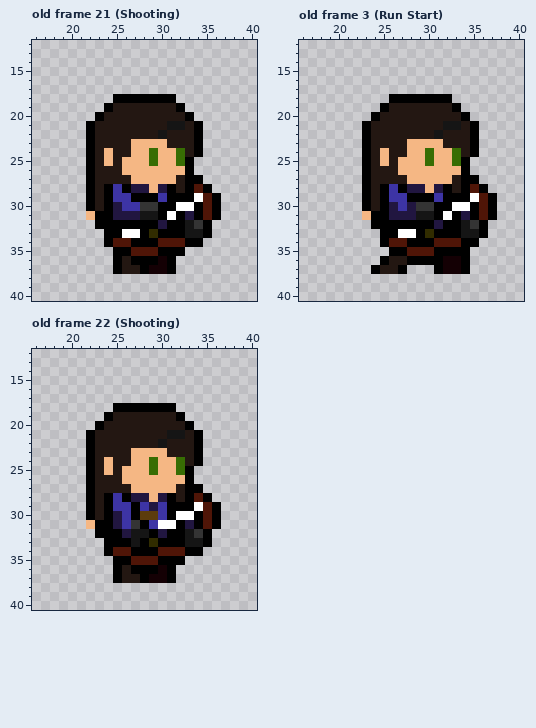
A pixel-art file gets an edit: Assets/Home_bred/Archer/Archer.aseprite. Above is the file before it was changed.
56x56 pixels, 29 frames. Shown: old frame 21 (Shooting): x 16..40, y 12..40; old frame 3 (Run Start): x 16..40, y 12..40; old frame 22 (Shooting): x 16..40, y 12..40. The commit also changed other frames, which this record leaves out.
Once edited:
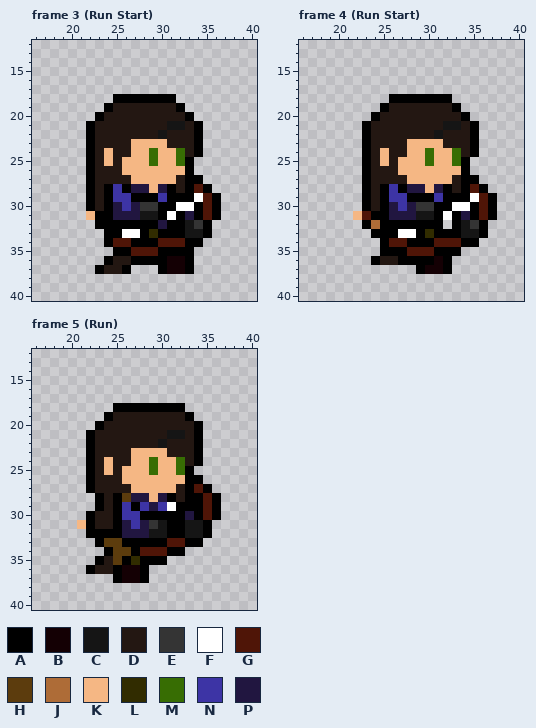
Palette (. is transparent): A #000000  B #140004  C #151515  D #231712  E #343434  F #ffffff  G #4f1507  H #5c3c0d  J #ae6c37  K #f5b784  L #312c00  M #376d03  N #3d34a5  P #211640
A new or re-ordered frame is compared with the old frame closest to it.
The edit:
frames re-ordered
Frame 3 (Run Start) against old frame 21 (Shooting), layers "Free Arm", "Front Leg", "Back Leg":
y 30: x 27 N -> P
y 35: x 33 . -> A
y 36: x 24..25 .A -> AD; x 30..33 BA.. -> ABBA
y 37: x 23..33 ..ADDABBA.. -> ADDA...ABBA
Frame 4 (Run Start) against old frame 3 (Run Start), layers "Front Leg", "Torso", "Back Leg":
y 31: x 22..23 .K -> KG
y 32: x 23..24 .A -> AJ; x 31..32 PA -> A.
y 33: x 24 . -> A
y 35: x 25 . -> A; x 34 A -> .
y 36: x 24..25 .A -> AD; x 27 D -> A; x 31..34 ABBA -> BA..
y 37: x 24..27 ADDA -> ....; x 29..34 ..ABBA -> ABBA..
Frame 5 (Run) against old frame 22 (Shooting):
y 18: x 32 . -> A
y 19: x 32..33 A. -> DA
y 20: x 33..34 A. -> DA
y 26: x 34 . -> A
y 27: x 34..35 A. -> GA
y 28: x 22..26 ADANA -> .ADAH; x 34..36 GA. -> AGA
y 29: x 22..25 ADAN -> .ADA; x 31 A -> F; x 34 F -> A
y 30: x 24..25 AP -> DA; x 27..30 AHHN -> NAAA; x 32..33 FF -> AP
y 31: x 21..31 .KAAPNEANFF -> KADDAPNPECA; x 33..36 PAGA -> CCA.
y 32: x 22 . -> A; x 27..30 CCAP -> PPCC; x 34 E -> C
y 33: x 23..25 .AA -> AHH; x 27 C -> A; x 29 L -> A; x 31..35 AACCA -> GGAA.
y 34: x 25..26 GG -> HH; x 28..29 AA -> GG; x 31..34 GGAA -> AA..
y 35: x 23..25 ..A -> ADH; x 27..29 GGG -> LAA; x 31..32 AA -> ..
y 36: x 22..24 ... -> ADD; x 26..27 DA -> BB; x 29..31 ABA -> ...
y 37: x 26..27 DD -> BB; x 29..31 BBA -> ...
Where, in picture pixels (left, top, right, bottom), the same in both pictures:
changed: (131, 202, 140, 211)
changed: (95, 247, 194, 274)
changed: (353, 211, 470, 274)
changed: (176, 403, 203, 430)
changed: (77, 475, 221, 583)
